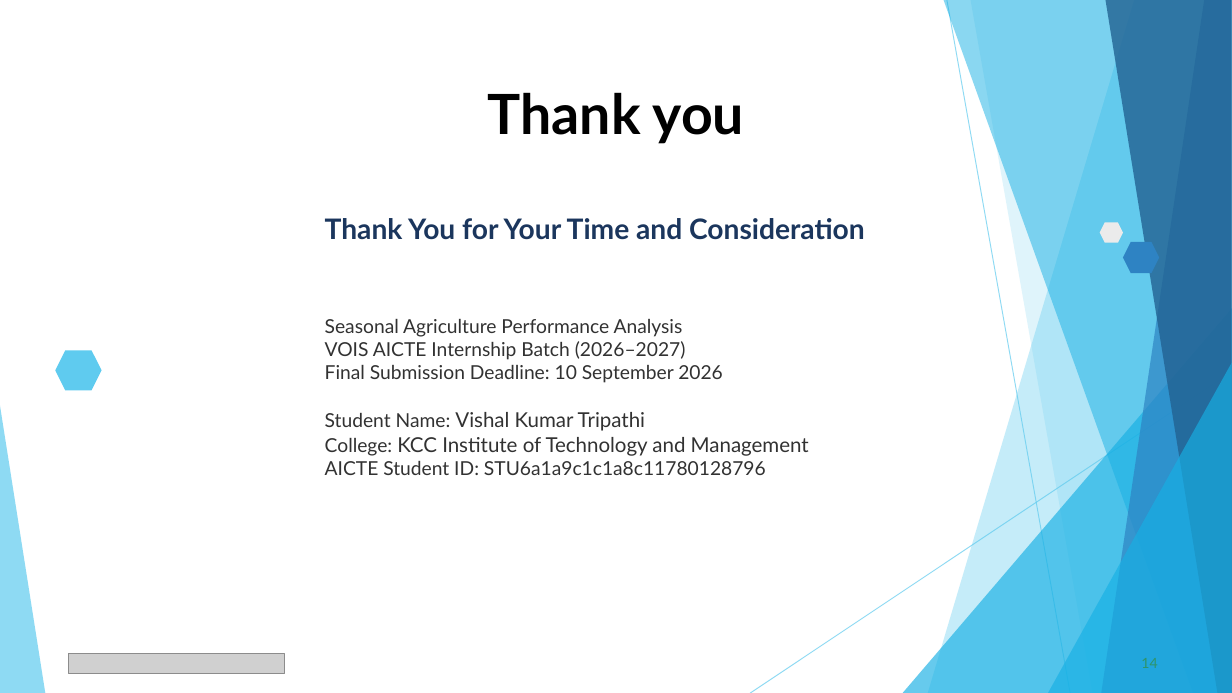
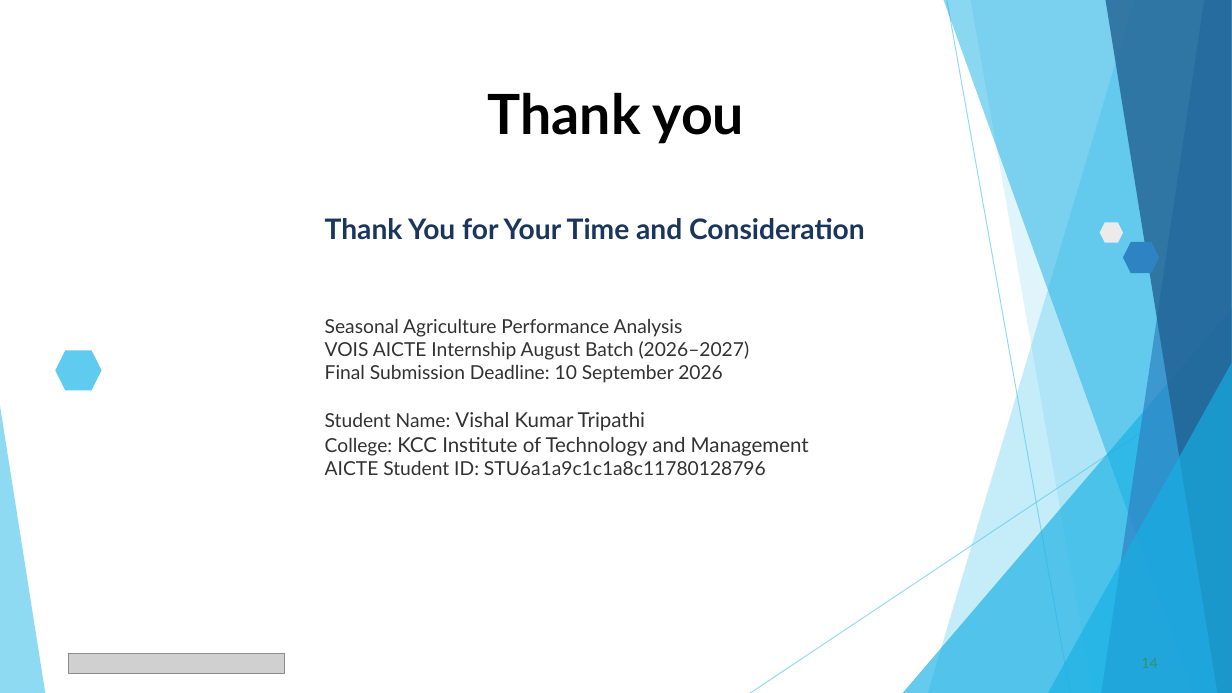
Before and after one commit to ImperialCoder01/Seasonal_Agriculture_Performance_Analysis, a slide deck: slide 14 of Vishal Kumar Tripathi_VOIS_Major_Project_PPT_Submission.pptx. Drawn at 1232x693 pixels with LibreOffice and Linux fonts; fonts in the diff are those of the drawing; grey boxes stand for pictures. Boxes give left, top, right and bottom in pixels: in the first picture for what was removed or moved away, otherwise in the second. Text is boxed around its words. In the diff, an @@ line names an element or a change of style, - is before the commit and + after.

```diff
--- a/Vishal Kumar Tripathi_VOIS_Major_Project_PPT_Submission.pptx
+++ b/Vishal Kumar Tripathi_VOIS_Major_Project_PPT_Submission.pptx
@@ text at [325, 319, 750, 431]: text changed @@
-Seasonal Agriculture Performance Analysis
-VOIS AICTE Internship Batch (2026–2027)
-Final Submission Deadline: 10 September 2026
-Student Name: Vishal Kumar Tripathi
+Seasonal Agriculture Performance Analysis
+VOIS AICTE Internship August Batch (2026–2027)
+Final Submission Deadline: 10 September 2026
+Student Name: Vishal Kumar Tripathi
```
Also in this commit, not shown: 3 other slides changed.
